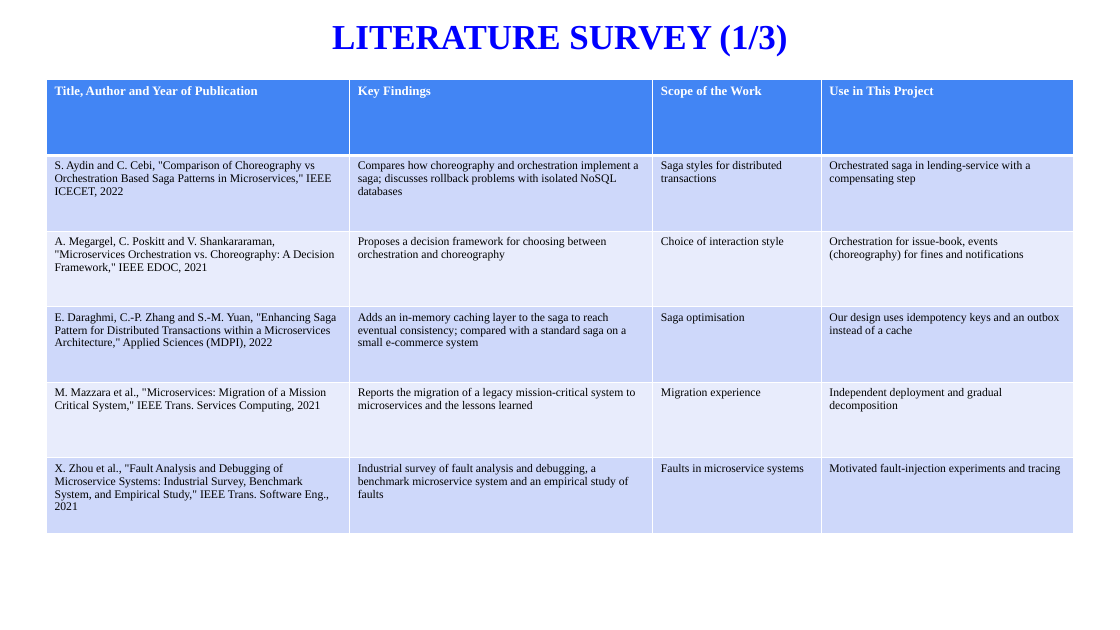
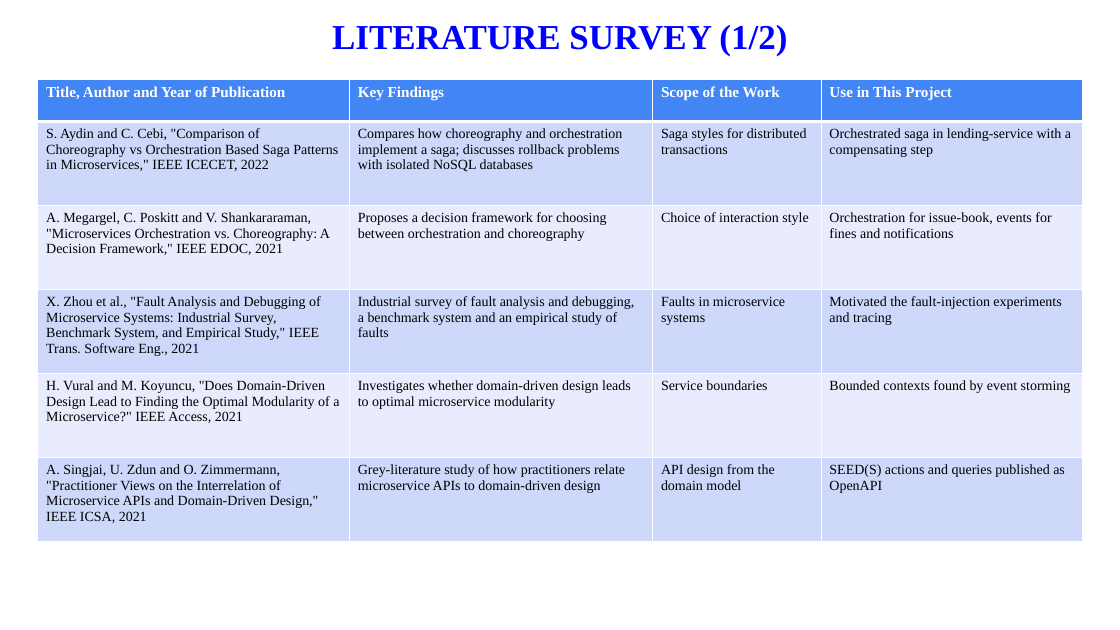
Before and after one commit to manasakrishnakumar/Online-library-management-system, a slide deck: slide 3 of report/Online_Library_Management_System_Presentation.pptx. Drawn at 1120x630 pixels with LibreOffice and Linux fonts; fonts in the diff are those of the drawing; background and template pictures are left out. Boxes give left, top, right and bottom in pixels: in the first picture for what was removed or moved away, otherwise in the second. Text is boxed around its words. In the diff, an @@ line names an element or a change of style, - is before the commit and + after.

```diff
--- a/report/Online_Library_Management_System_Presentation.pptx
+++ b/report/Online_Library_Management_System_Presentation.pptx
@@ text at <box>332,25,787,56</box>: text changed @@
-LITERATURE SURVEY (1/3)
+LITERATURE SURVEY (1/2)
@@ table at <box>38,80,1083,542</box> @@
-row 3, column 4: Orchestration for issue-book, events (choreography) for fines and notifications
+row 3, column 4: Orchestration for issue-book, events for fines and notifications
-row 4: E. Daraghmi, C.-P. Zhang and S.-M. Yuan, "Enhancing Saga Pattern for Distributed Transactions within a Microservices Architecture," Applied Sciences (MDPI), 2022 | Adds an in-memory caching layer to the saga to reach eventual consistency; compared with a standard saga on a small e-commerce system | Saga optimisation | Our design uses idempotency keys and an outbox instead of a cache
+row 4: X. Zhou et al., "Fault Analysis and Debugging of Microservice Systems: Industrial Survey, Benchmark System, and Empirical Study," IEEE Trans. Software Eng., 2021 | Industrial survey of fault analysis and debugging, a benchmark system and an empirical study of faults | Faults in microservice systems | Motivated the fault-injection experiments and tracing
-row 5: M. Mazzara et al., "Microservices: Migration of a Mission Critical System," IEEE Trans. Services Computing, 2021 | Reports the migration of a legacy mission-critical system to microservices and the lessons learned | Migration experience | Independent deployment and gradual decomposition
+row 5: H. Vural and M. Koyuncu, "Does Domain-Driven Design Lead to Finding the Optimal Modularity of a Microservice?" IEEE Access, 2021 | Investigates whether domain-driven design leads to optimal microservice modularity | Service boundaries | Bounded contexts found by event storming
-row 6: X. Zhou et al., "Fault Analysis and Debugging of Microservice Systems: Industrial Survey, Benchmark System, and Empirical Study," IEEE Trans. Software Eng., 2021 | Industrial survey of fault analysis and debugging, a benchmark microservice system and an empirical study of faults | Faults in microservice systems | Motivated fault-injection experiments and tracing
+row 6: A. Singjai, U. Zdun and O. Zimmermann, "Practitioner Views on the Interrelation of Microservice APIs and Domain-Driven Design," IEEE ICSA, 2021 | Grey-literature study of how practitioners relate microservice APIs to domain-driven design | API design from the domain model | SEED(S) actions and queries published as OpenAPI
@@ size 11 to 13 pt in "Title, Author and Year of Publication", "Key Findings", "Scope of the Work", "Use in This Project" @@
@@ size 10 to 12 pt in "S. Aydin and C. Cebi, "Comparison of ...", "Compares how choreography and orchestration implement a ...", "Saga styles for distributed transactions", "Orchestrated saga in lending-service with a compensating ..." and 3 more places @@
@@ table: place and size @@
-table at <box>46,80,1075,534</box>
+table at <box>38,80,1083,542</box>
```
Also in this commit, not shown: 17 other slides changed, 1 slide added, 1 slide removed, 11 other files.
